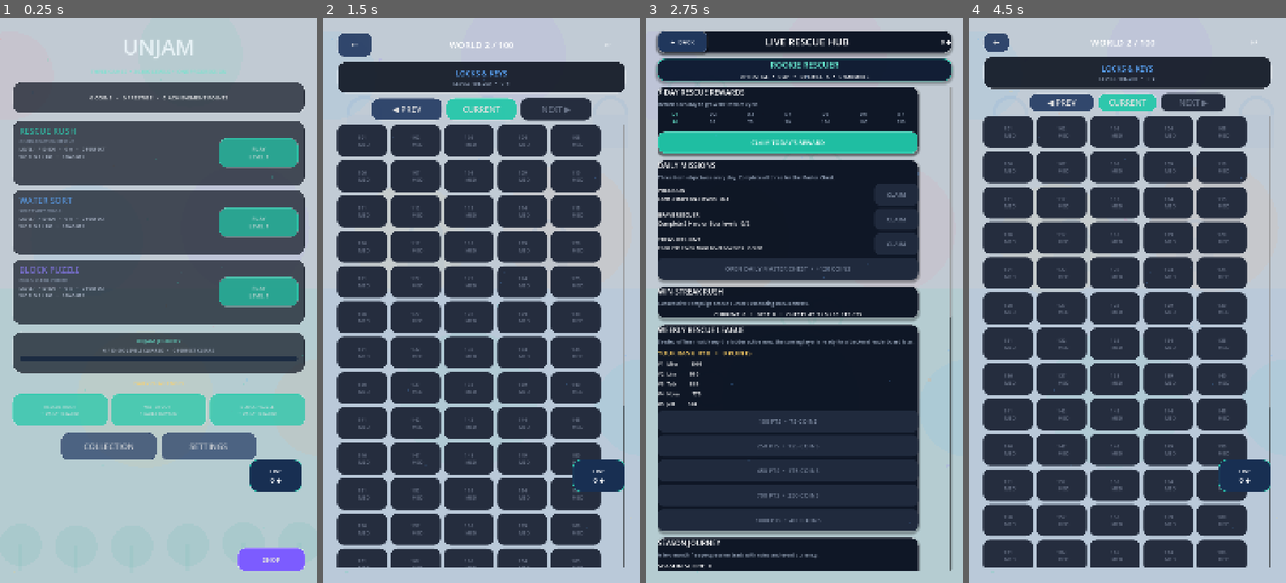
Above: before the commit, frames 1-4 (left to right).
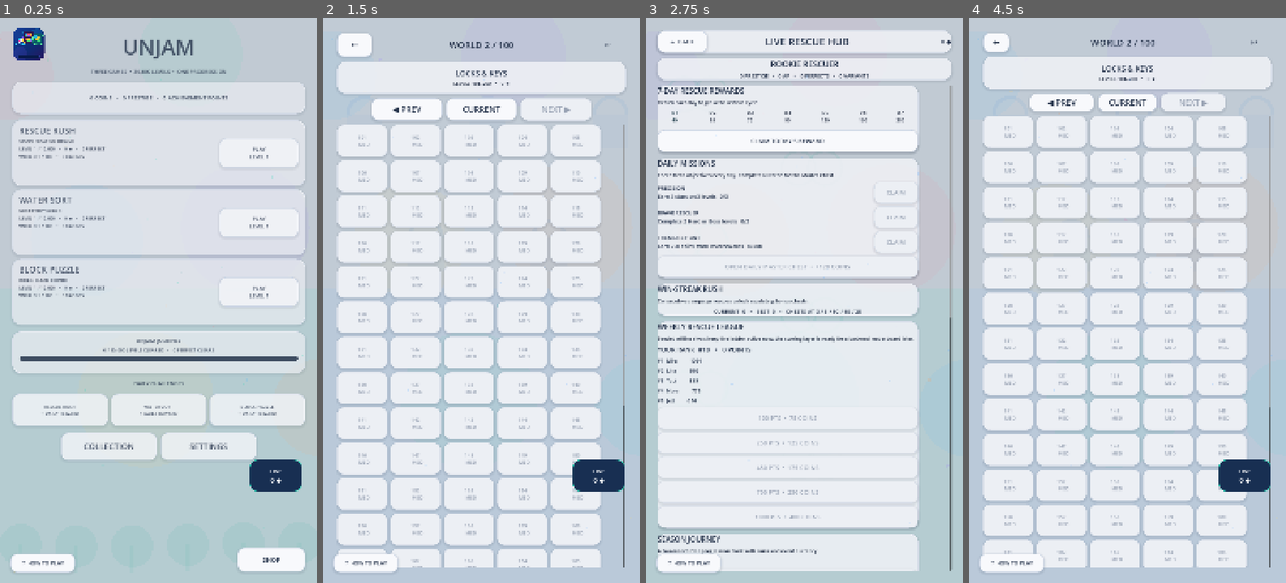
Above: after the commit, the same moments.

Repository: eghosa001/unjam
Game: Godot game, scene res://scenes/Main.tscn
Same seed, same stepped clock (60 frames per second), same inputs: the game is played once before the commit and once after it.
Inputs:
- Up to frame 1 (0.25 s): no input
- Up to frame 2 (1.5 s): click "PLAY LEVEL 1" at 0.5 s; click "NEXT ▶" at 1.25 s
- Up to frame 3 (2.75 s): click "LIVE 0 ◆" at 2 s
- Up to frame 4 (4.5 s): click "←" at 2.75 s; click "◀ PREV" at 3.5 s; click "NEXT ▶" at 4.25 s

The runs differ from the first frame. In frame 1, 53% of the frame differs, in the area x 3-97%, y 1-99%; in frame 2, 63%; in frame 3, 79%, in the area x 3-97%, y 2-99%; in frame 4, 64%.
Error before the commit: Parse Error: Identifier "NOTIFICATION_WM_GO_BACK" not declared in the current scope. (res://scripts/ui/ux_shell.gd:27)

Commit message:
Fix Android back notification handling

Diff:
--- a/scripts/ui/ux_shell.gd
+++ b/scripts/ui/ux_shell.gd
@@ -24,7 +24,7 @@
 	call_deferred("_restyle_tree")
 
 func _notification(what: int) -> void:
-	if what == NOTIFICATION_WM_GO_BACK:
+	if what == Node.NOTIFICATION_WM_GO_BACK_REQUEST:
 		_handle_back()
 
 func _unhandled_key_input(event: InputEvent) -> void:
@@ -38,7 +38,6 @@
 	tutorial_layer = CanvasLayer.new()
 	tutorial_layer.layer = 900
 	add_child(tutorial_layer)
-
 	help_button = Button.new()
 	help_button.text = "?  HOW TO PLAY"
 	help_button.custom_minimum_size = Vector2(220, 64)
@@ -49,7 +48,6 @@
 	help_button.add_theme_color_override("font_color", INK)
 	help_button.pressed.connect(func(): show_tutorial(_current_game()))
 	tutorial_layer.add_child(help_button)
-
 	logo = TextureRect.new()
 	logo.texture = load("res://assets/icon.svg")
 	logo.expand_mode = TextureRect.EXPAND_FIT_WIDTH_PROPORTIONAL
@@ -59,7 +57,6 @@
 	logo.position = Vector2(42, 34)
 	logo.mouse_filter = Control.MOUSE_FILTER_IGNORE
 	tutorial_layer.add_child(logo)
-
 	var dim := ColorRect.new()
 	dim.name = "TutorialDim"
 	dim.color = Color(0.08, 0.10, 0.16, 0.48)
@@ -67,7 +64,6 @@
 	dim.visible = false
 	dim.mouse_filter = Control.MOUSE_FILTER_STOP
 	tutorial_layer.add_child(dim)
-
 	tutorial_panel = PanelContainer.new()
 	tutorial_panel.name = "TutorialPanel"
 	tutorial_panel.set_anchors_preset(Control.PRESET_CENTER)
@@ -118,7 +114,8 @@
 	var main := _main()
 	if main == null or help_button == null:
 		return
-	var surface := String(main.get("current_surface")) if "current_surface" in main else "home"
+	var raw_surface = main.get("current_surface")
+	var surface := String(raw_surface) if raw_surface != null else "home"
 	help_button.visible = surface in ["home", "levels", "game"] and not tutorial_panel.visible
 	logo.visible = surface == "home" and not tutorial_panel.visible
 	if surface == "game":
@@ -140,7 +137,8 @@
 		if is_instance_valid(overlay) and overlay.visible:
 			hub.call("_close_shop")
 			return
-	var surface := String(main.get("current_surface")) if "current_surface" in main else "home"
+	var raw_surface = main.get("current_surface")
+	var surface := String(raw_surface) if raw_surface != null else "home"
 	if surface == "game":
 		var active = main.get("active_game")
 		if active != null and is_instance_valid(active):
@@ -165,9 +163,9 @@
 		"water_sort":
 			tutorial_body.text = "GOAL\nPut each colour into its own tube.\n\nHOW\n1. Tap a tube that contains liquid.\n2. Tap a …(230 unchanged characters)…
 		"block_puzzle":
-			tutorial_body.text = "GOAL\nPlace the available shapes an …(68 unchanged characters)… \n2. Drag it onto the board — the piece now follows your finger above the touch poin …(190 unchanged characters)…
+			tutorial_body.text = "GOAL\nPlace the available shapes an …(68 unchanged characters)… \n2. Drag it onto the board — the piece follows your finger above the touch poin …(190 unchanged characters)…
 		_:
-			tutorial_body.text = "GOAL\nFree the trapped character by sending every arrow block out of the board.\n\nHOW\n1. Each arrow can move only in the direction it points.\n2. Ta …(299 unchanged characters)…
+			tutorial_body.text = "GOAL\nFree the trapped character by sending every arrow block out of the board.\n\nHOW\n1. Each arrow moves only in the direction it points.\n2. Ta …(299 unchanged characters)…
 	var dim := tutorial_layer.get_node("TutorialDim") as ColorRect
 	dim.visible = true
 	tutorial_panel.visible = true
@@ -183,8 +181,10 @@
 
 func _current_game() -> String:
 	var main := _main()
-	if main != null and "selected_game_id" in main:
-		return String(main.get("selected_game_id"))
+	if main != null:
+		var game_value = main.get("selected_game_id")
+		if game_value != null:
+			return String(game_value)
 	return "rescue_rush"
 
 func _game_name(game_id: String) -> String:
